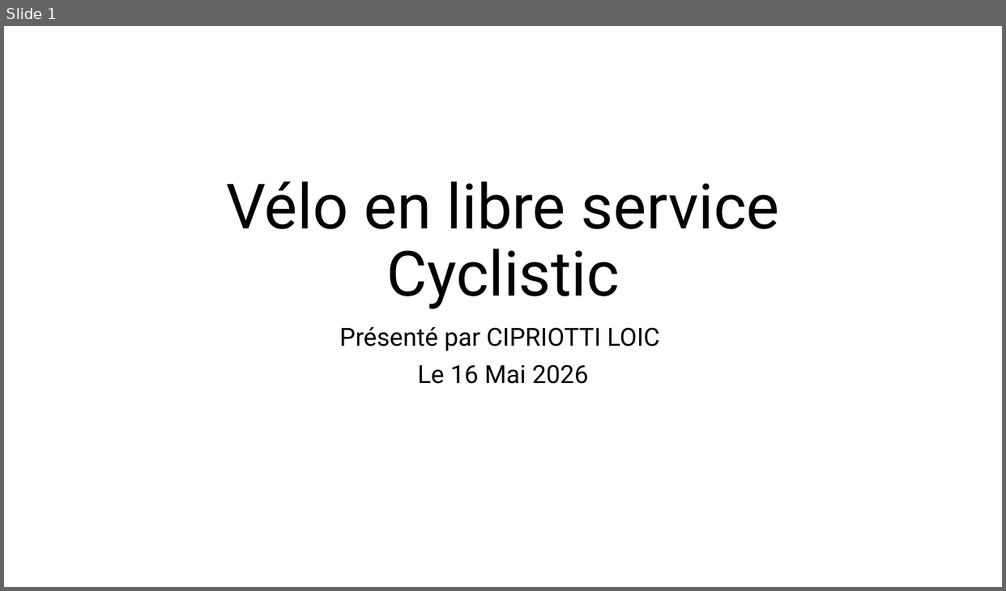
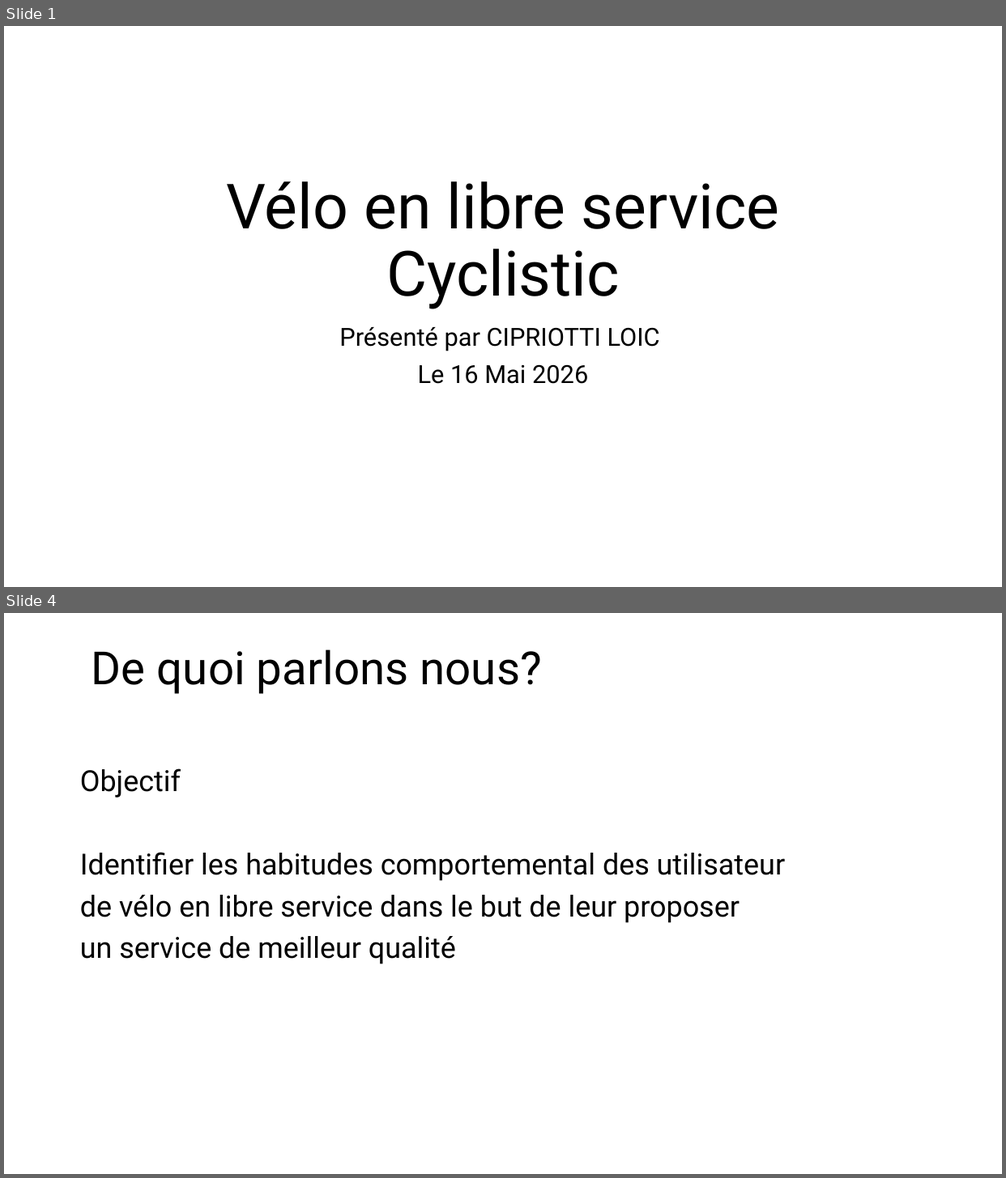
Before and after one commit to Loic0427/Data_etudes_de_cas, a slide deck: Velo en libre service/Etude_de_cas_cyclistic.pptx. Shown one above the other, each under a label of ours: slide 1 before the commit, slides 1 and 4 after it; the slides between them are not shown. The pictures are 1006x591 and 1006x1178 pixels, drawn with LibreOffice and Linux fonts; fonts in the diff are those of the drawing. Boxes give left, top, right and bottom in pixels: in the first picture for what was removed or moved away, otherwise in the second. Text is boxed around its words. In the diff, an @@ line names an element or a change of style, - is before the commit and + after.

```diff
--- a/Velo en libre service/Etude_de_cas_cyclistic.pptx
+++ b/Velo en libre service/Etude_de_cas_cyclistic.pptx
@@ slide 4 added at (4,613,1002,1174), background #FFFFFF @@
@@ title added at (91,649,542,694), 44 pt, text #000000 @@
+De quoi parlons nous?
@@ text added at (80,769,785,965), 28 pt, text #000000 @@
+Objectif
+Identifier les habitudes comportemental des utilisateur
+de vélo en libre service dans le but de leur proposer
+un service de meilleur qualité
```
Also in this commit, not shown: 9 other slides added, 4 slides removed, 6 other files.
